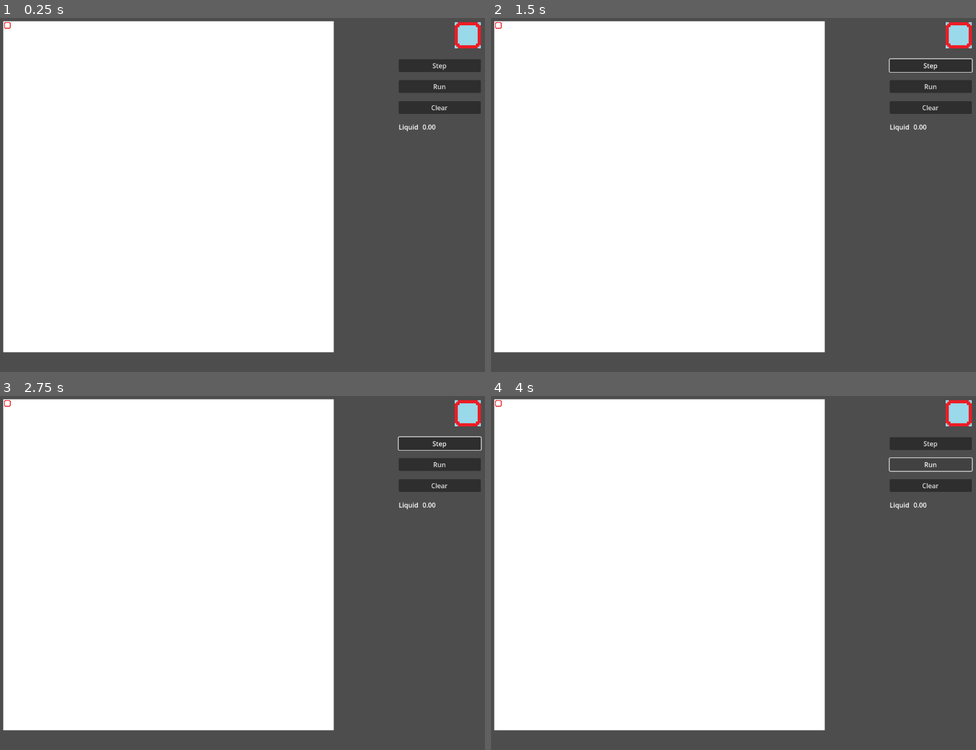
Above: before the commit, frames 1-4 (two rows, left to right).
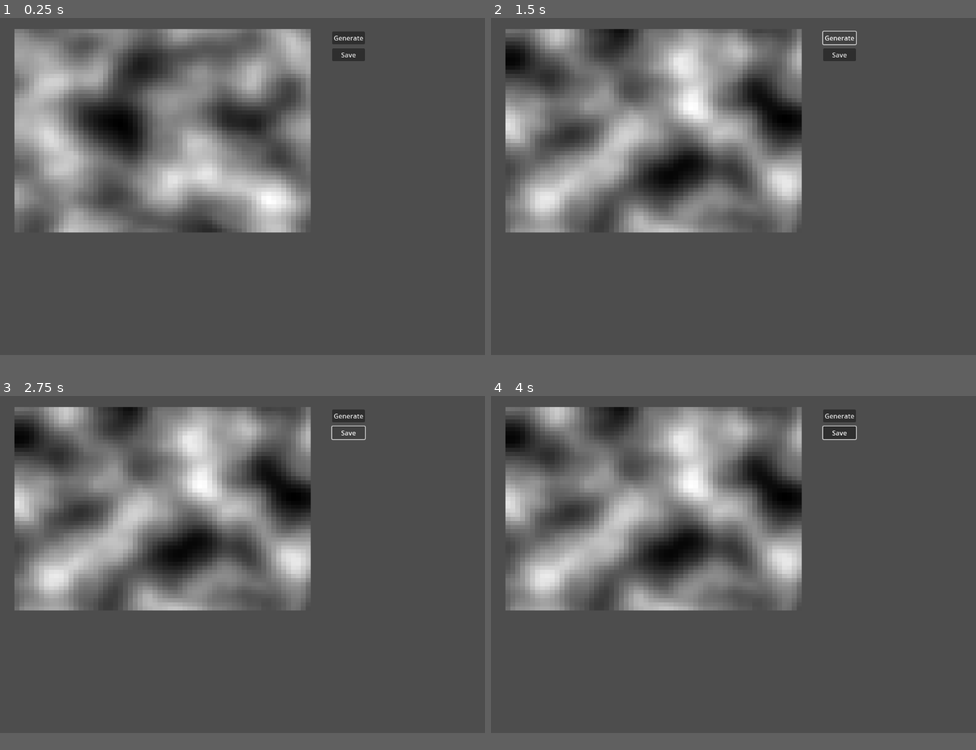
Above: after the commit, the same moments.

Repository: lycilph/GodotCreeper
Game: Godot game, scene res://Landscape/create_landscape.tscn
The game is run twice, just before and just after one commit, with the same random seed, the same clock (stepped at 60 frames per second) and the same inputs. Before the commit the project starts from res://CellularAutomata/cellular_automata_main.tscn.
Inputs (mouse positions are in pixels of both pictures, inside the frame that each line leads up to):
- Up to frame 1 (0.25 s): no input
- Up to frame 2 (1.5 s): click (932, 64) at 0.5 s, where only the run before the commit has a clickable "Step"; click (840, 39) at 1.25 s, where only the run after the commit has a clickable "Generate"
- Up to frame 3 (2.75 s): click (349, 434) at 2 s, where only the run after the commit has a clickable "Save"
- Up to frame 4 (4 s): click (932, 463) at 2.75 s, where only the run before the commit has a clickable "Run"; click (932, 463) at 3.5 s, where only the run before the commit has a clickable "Stop"
In our replay, the window is 800x583 before the commit and 800x555 after it. These sizes can differ from the game's own. Grey fills any space a smaller window leaves; there, only what the larger window draws over its background counts as a difference.

The runs differ from the first frame. In frame 1, 66% of the frame differs, in the area x 0-100%, y 0-95%; in frame 2, 66%; in frame 3, 66%; in frame 4, 66%.

Commit message:
More tests

Diff:
--- a/CellularAutomata/cellular_automata.gd
+++ b/CellularAutomata/cellular_automata.gd
@@ -27,7 +27,6 @@
 	#var starting_value
 	var remaining_value
 	var flow
-	var temp
 	var cell
 
 	for y in range(grid.height-1,-1,-1):
@@ -49,13 +48,10 @@
 			# Flow down
 			if (cell.down != null and cell.down.type == Cell.CELL_TYPE.BLANK):
 				flow = calculate_vertical_flow(cell.liquid, cell.down.liquid) - cell.down.liquid
-				if (flow > MIN_FLOW):
+				if (cell.down.liquid > 0.0 and flow > MIN_FLOW):
 					flow *= FLOW_SPEED
 
-				flow = maxf(flow,0)
-				temp = minf(MAX_FLOW,cell.liquid)
-				if (flow > temp):
-					flow = temp
+				flow = clampf(flow, 0, minf(MAX_FLOW, cell.liquid))
 
 				if (flow > 0):
 					remaining_value -= flow
@@ -72,10 +68,7 @@
 				if (flow > MIN_FLOW):
 					flow *= FLOW_SPEED
 
-				flow = maxf(flow,0)
-				temp = minf(MAX_FLOW,cell.liquid)
-				if (flow > temp):
-					flow = temp
+				flow = clampf(flow, 0, minf(MAX_FLOW, cell.liquid))
 
 				if (flow > 0):
 					remaining_value -= flow
@@ -92,10 +85,7 @@
 				if (flow > MIN_FLOW):
 					flow *= FLOW_SPEED
 
-				flow = maxf(flow,0)
-				temp = minf(MAX_FLOW,cell.liquid)
-				if (flow > temp):
-					flow = temp
+				flow = clampf(flow, 0, minf(MAX_FLOW, cell.liquid))
 
 				if (flow > 0):
 					remaining_value -= flow
@@ -112,10 +102,7 @@
 				if (flow > MIN_FLOW):
 					flow *= FLOW_SPEED
 
-				flow = maxf(flow,0)
-				temp = minf(MAX_FLOW,cell.liquid)
-				if (flow > temp):
-					flow = temp
+				flow = clampf(flow, 0, minf(MAX_FLOW, cell.liquid))
 
 				if (flow > 0):
 					remaining_value -= flow
--- a/CellularAutomata/cellular_automata_main.gd
+++ b/CellularAutomata/cellular_automata_main.gd
@@ -6,6 +6,7 @@
 @export var block_sprite : Sprite2D
 @export var run_button : Button
 @export var liquid_label : Label
+@export var fps_label : Label
 
 var automata : CellularAutomata
 var grid : Grid
@@ -21,7 +22,7 @@
 	selection_sprite.position = Vector2i(grid.boundary,grid.boundary)
 
 
-func _process(_delta):
+func _physics_process(delta):
 	if (Input.is_mouse_button_pressed(MOUSE_BUTTON_LEFT)):
 		var pos = get_global_mouse_position()
 		var x = floori(pos.x - grid.boundary) / grid.tile
@@ -47,6 +48,7 @@
 		automata.step()
 
 	liquid_label.text = "%.2f" % grid.get_cell(selection_pos.x, selection_pos.y).liquid
+	fps_label.text = "%.2f" % (1/delta)
 
 	if (running):
 		automata.step()
--- a/CellularAutomata/cellular_automata_main.tscn
+++ b/CellularAutomata/cellular_automata_main.tscn
@@ -4,7 +4,7 @@
 [ext_resource type="Texture2D" uid="uid://cl61lmw6fnuho" path="res://Art/selection.png" id="2_owdxw"]
 [ext_resource type="Texture2D" uid="uid://ce80513ychxik" path="res://Art/ca_sprite.png" id="3_fi05n"]
 
-[node name="CellularAutomataMain" type="Node2D" node_paths=PackedStringArray("node", "spawner_node", "selection_sprite", "block_sprite", "run_button", "liquid_label")]
+[node name="CellularAutomataMain" type="Node2D" node_paths=PackedStringArray("node", "spawner_node", "selection_sprite", "block_sprite", "run_button", "liquid_label", "fps_label")]
 script = ExtResource("1_y4y4n")
 node = NodePath("Node2D")
 spawner_node = NodePath("SpawnerNode")
@@ -12,6 +12,7 @@
 block_sprite = NodePath("SelectionBlock/BlockSprite")
 run_button = NodePath("CanvasLayer/MarginContainer/VBoxContainer/RunButton")
 liquid_label = NodePath("CanvasLayer/MarginContainer/VBoxContainer/HBoxContainer/LiquidLabel")
+fps_label = NodePath("CanvasLayer/MarginContainer2/HBoxContainer/FPSLabel")
 
 [node name="ColorRect" type="ColorRect" parent="."]
 offset_left = 8.0
@@ -84,6 +85,31 @@
 layout_mode = 2
 text = "0.0"
 
+[node name="MarginContainer2" type="MarginContainer" parent="CanvasLayer"]
+anchors_preset = 3
+anchor_left = 1.0
+anchor_top = 1.0
+anchor_right = 1.0
+anchor_bottom = 1.0
+offset_left = -40.0
+offset_top = -40.0
+grow_horizontal = 0
+grow_vertical = 0
+theme_override_constants/margin_right = 10
+theme_override_constants/margin_bottom = 10
+
+[node name="HBoxContainer" type="HBoxContainer" parent="CanvasLayer/MarginContainer2"]
+layout_mode = 2
+theme_override_constants/separation = 10
+
+[node name="Label" type="Label" parent="CanvasLayer/MarginContainer2/HBoxContainer"]
+layout_mode = 2
+text = "FPS"
+
+[node name="FPSLabel" type="Label" parent="CanvasLayer/MarginContainer2/HBoxContainer"]
+layout_mode = 2
+text = "0.0"
+
 [connection signal="pressed" from="CanvasLayer/MarginContainer/VBoxContainer/StepButton" to="." method="_on_step_button_pressed"]
 [connection signal="pressed" from="CanvasLayer/MarginContainer/VBoxContainer/RunButton" to="." method="_on_run_button_pressed"]
 [connection signal="pressed" from="CanvasLayer/MarginContainer/VBoxContainer/ClearButton" to="." method="_on_clear_button_pressed"]
--- /dev/null
+++ b/Data/level1.json
@@ -0,0 +1,10 @@
+{
+	"width" : 5,
+	"height" : 5,
+	"map" :
+		[1,1,1,1,1,
+		 1,0,0,0,1,
+		 2,0,0,0,2,
+		 3,0,0,0,3,
+		 1,2,3,2,1]
+}
--- /dev/null
+++ b/GUI/game_gui.gd
@@ -0,0 +1,9 @@
+extends Control
+
+@export var label : Label
+
+
+
+func _on_h_slider_value_changed(value):
+	label.text = str(value)
+	pass # Replace with function body.
--- /dev/null
+++ b/GUI/game_gui.tscn
@@ -0,0 +1,83 @@
+[gd_scene load_steps=5 format=3 uid="uid://c48j5fvt2gha8"]
+
+[ext_resource type="Script" path="res://GUI/game_gui.gd" id="1_8l35j"]
+[ext_resource type="Texture2D" uid="uid://ochsd7fpayj2" path="res://Art/border.png" id="1_dwlo3"]
+[ext_resource type="Texture2D" uid="uid://ma2ovkdi8dej" path="res://Art/creeper.png" id="2_8xho7"]
+[ext_resource type="Texture2D" uid="uid://cl61lmw6fnuho" path="res://Art/selection.png" id="3_nepjj"]
+
+[node name="GameGui" type="Control" node_paths=PackedStringArray("label")]
+layout_mode = 3
+anchors_preset = 15
+anchor_right = 1.0
+anchor_bottom = 1.0
+grow_horizontal = 2
+grow_vertical = 2
+script = ExtResource("1_8l35j")
+label = NodePath("Label")
+
+[node name="NinePatchRect" type="NinePatchRect" parent="."]
+layout_mode = 1
+anchors_preset = 1
+anchor_left = 1.0
+anchor_right = 1.0
+offset_left = -649.0
+offset_bottom = 495.0
+grow_horizontal = 0
+texture = ExtResource("1_dwlo3")
+draw_center = false
+region_rect = Rect2(0, 0, 30, 30)
+patch_margin_left = 10
+patch_margin_top = 10
+patch_margin_right = 10
+patch_margin_bottom = 10
+
+[node name="MarginContainer" type="MarginContainer" parent="NinePatchRect"]
+layout_mode = 1
+anchors_preset = 15
+anchor_right = 1.0
+anchor_bottom = 1.0
+grow_horizontal = 2
+grow_vertical = 2
+theme_override_constants/margin_left = 12
+theme_override_constants/margin_top = 12
+theme_override_constants/margin_right = 12
+theme_override_constants/margin_bottom = 12
+
+[node name="ColorRect" type="ColorRect" parent="NinePatchRect/MarginContainer"]
+layout_mode = 2
+
+[node name="Button" type="Button" parent="."]
+layout_mode = 0
+offset_left = 40.0
+offset_top = 23.0
+offset_right = 64.0
+offset_bottom = 47.0
+icon = ExtResource("2_8xho7")
+
+[node name="TextureButton" type="TextureButton" parent="."]
+layout_mode = 0
+offset_left = 127.0
+offset_top = 32.0
+offset_right = 251.0
+offset_bottom = 119.0
+texture_normal = ExtResource("1_dwlo3")
+texture_pressed = ExtResource("2_8xho7")
+texture_hover = ExtResource("3_nepjj")
+stretch_mode = 0
+
+[node name="HSlider" type="HSlider" parent="."]
+layout_mode = 0
+offset_left = 71.0
+offset_top = 139.0
+offset_right = 292.0
+offset_bottom = 155.0
+max_value = 10.0
+
+[node name="Label" type="Label" parent="."]
+layout_mode = 0
+offset_left = 81.0
+offset_top = 176.0
+offset_right = 121.0
+offset_bottom = 199.0
+
+[connection signal="value_changed" from="HSlider" to="." method="_on_h_slider_value_changed"]
--- /dev/null
+++ b/Landscape/create_landscape.gd
@@ -0,0 +1,18 @@
+extends Control
+
+@export var rect : TextureRect
+
+
+func _on_generate_button_pressed():
+	rect.texture.noise.seed = randi()
+	pass # Replace with function body.
+
+
+func _on_save_button_pressed():
+	var img = rect.texture.get_image()
+	print(img.get_height())
+	print(img.get_width())
+	for y in img.get_height():
+		for x in img.get_width():
+			print(img.get_pixel(x,y))
+	pass # Replace with function body.
--- /dev/null
+++ b/Landscape/create_landscape.tscn
@@ -0,0 +1,47 @@
+[gd_scene load_steps=4 format=3 uid="uid://wr2jxnk2ookx"]
+
+[ext_resource type="Script" path="res://Landscape/create_landscape.gd" id="1_2y25k"]
+
+[sub_resource type="FastNoiseLite" id="FastNoiseLite_khagg"]
+noise_type = 3
+frequency = 0.068
+fractal_gain = 0.4
+fractal_weighted_strength = 0.76
+
+[sub_resource type="NoiseTexture2D" id="NoiseTexture2D_umev7"]
+width = 60
+height = 50
+noise = SubResource("FastNoiseLite_khagg")
+
+[node name="CreateLandscape" type="Control" node_paths=PackedStringArray("rect")]
+layout_mode = 3
+anchors_preset = 0
+script = ExtResource("1_2y25k")
+rect = NodePath("TextureRect")
+
+[node name="TextureRect" type="TextureRect" parent="."]
+layout_mode = 0
+offset_left = 35.0
+offset_top = 27.0
+offset_right = 756.0
+offset_bottom = 522.0
+texture = SubResource("NoiseTexture2D_umev7")
+
+[node name="VBoxContainer" type="VBoxContainer" parent="."]
+layout_mode = 0
+offset_left = 808.0
+offset_top = 33.0
+offset_right = 888.0
+offset_bottom = 105.0
+theme_override_constants/separation = 10
+
+[node name="GenerateButton" type="Button" parent="VBoxContainer"]
+layout_mode = 2
+text = "Generate"
+
+[node name="SaveButton" type="Button" parent="VBoxContainer"]
+layout_mode = 2
+text = "Save"
+
+[connection signal="pressed" from="VBoxContainer/GenerateButton" to="." method="_on_generate_button_pressed"]
+[connection signal="pressed" from="VBoxContainer/SaveButton" to="." method="_on_save_button_pressed"]
--- /dev/null
+++ b/Landscape/landscape.gd
@@ -0,0 +1,11 @@
+extends Node2D
+
+func _ready():
+	var level = Global.load_map("res://Data/level1.json")
+	print(level.width)
+	print(level.height)
+	print(level.map)
+
+func _unhandled_input(event):
+	if (event.is_action_pressed("ui_cancel")):
+		get_tree().quit()
--- /dev/null
+++ b/Landscape/landscape.tscn
@@ -0,0 +1,6 @@
+[gd_scene load_steps=2 format=3 uid="uid://coxwdj4loaxou"]
+
+[ext_resource type="Script" path="res://Landscape/landscape.gd" id="1_hgmjd"]
+
+[node name="Landscape" type="Node2D"]
+script = ExtResource("1_hgmjd")
--- /dev/null
+++ b/Src/global.gd
@@ -0,0 +1,10 @@
+extends Node
+
+func load_map(filename : String):
+	var f = FileAccess.open(filename, FileAccess.READ)
+	var content = f.get_as_text()
+	var js = JSON.new()
+	var err = js.parse(content)
+	if (err != Error.OK):
+		print(err)
+	return js.data
--- a/project.godot
+++ b/project.godot
@@ -11,9 +11,13 @@
 [application]
 
 config/name="Godot Creeper"
-run/main_scene="res://CellularAutomata/cellular_automata_main.tscn"
+run/main_scene="res://Landscape/create_landscape.tscn"
 config/features=PackedStringArray("4.0", "Mobile")
 config/icon="res://icon.svg"
+
+[autoload]
+
+Global="*res://Src/global.gd"
 
 [debug]
 
@@ -22,7 +26,7 @@
 [display]
 
 window/size/viewport_width=1180
-window/size/viewport_height=860
+window/size/viewport_height=820
 window/size/resizable=false
 
 [input]
Binary file added: Art/border.png
Not shown, added: Art/border.png.import
Not shown, added: export_presets.cfg
